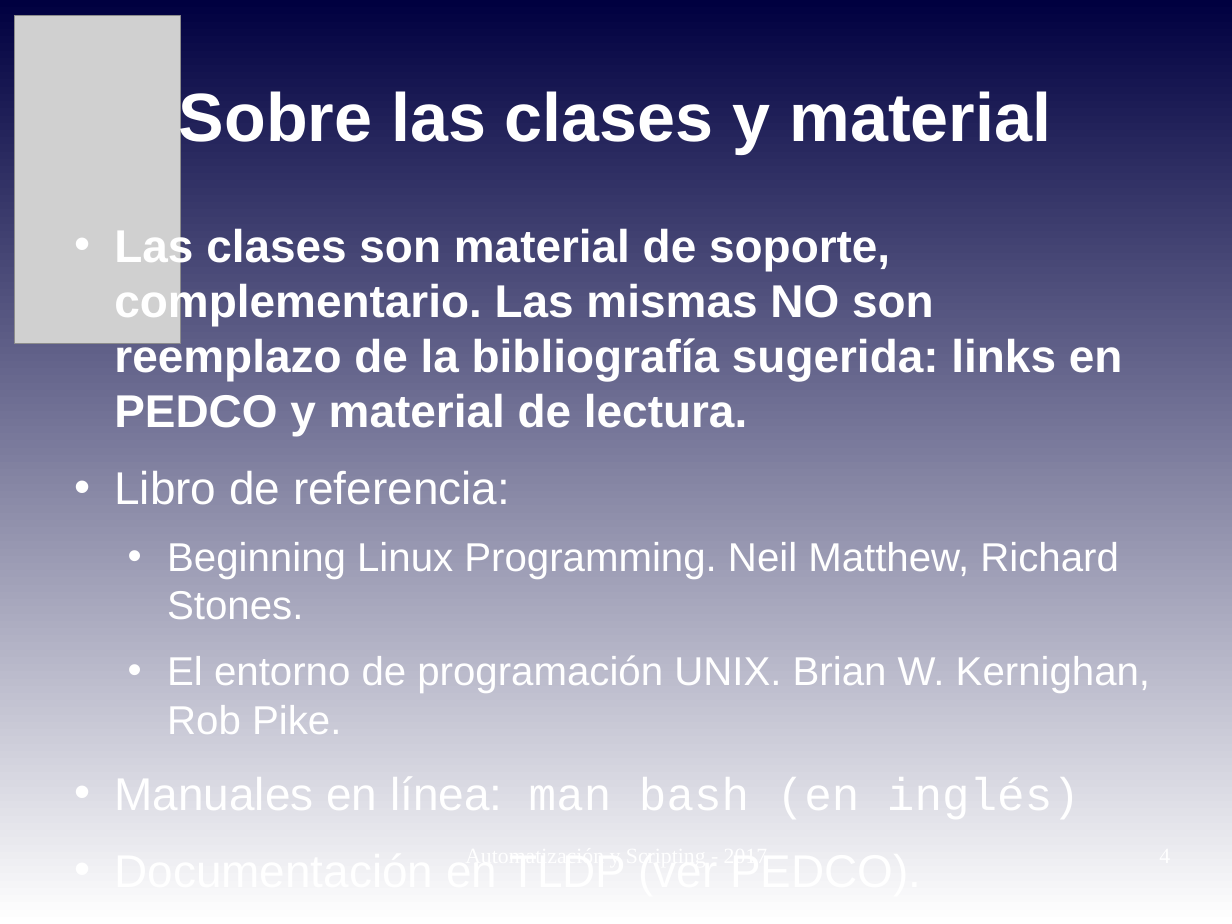
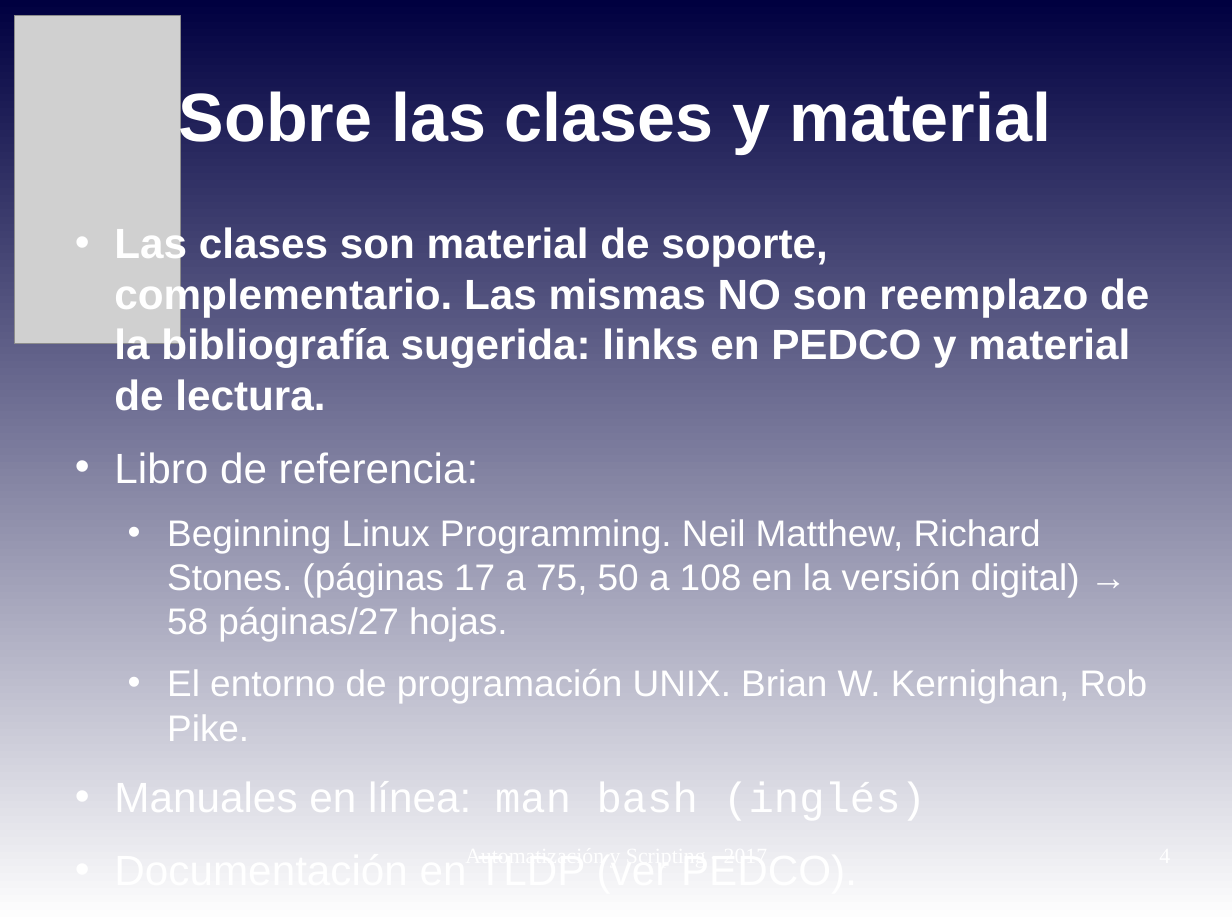
Before and after one commit to niniadcobre/-AutoyScripting, a slide deck: slide 4 of clases/AYS_clase01.odp. Drawn at 1232x924 pixels with LibreOffice and Linux fonts; fonts in the diff are those of the drawing; grey boxes stand for pictures. Boxes give left, top, right and bottom in pixels: in the first picture for what was removed or moved away, otherwise in the second. Text is boxed around its words. In the diff, an @@ line names an element or a change of style, - is before the commit and + after.

Commit message:
clases 1 y 2 modificadas

```diff
--- a/clases/AYS_clase01.odp
+++ b/clases/AYS_clase01.odp
@@ text at box(114, 224, 1149, 741): size 29.6 to 27.2 pt in "Las clases son material de soporte, complementario. ...", "Libro de referencia:", "Documentación en TLDP (ver PEDCO)."; size 25.9 to 23.8 pt in "El entorno de programación UNIX. Brian W. ..." @@
@@ text at box(167, 519, 1080, 641): text changed; size 25.9 to 23.8 pt @@
-  • Beginning Linux Programming. Neil Matthew, Richard Stones.
+  • Beginning Linux Programming. Neil Matthew, Richard Stones. (páginas 17 a 75, 50 a 108 en la versión digital) → 58 páginas/27 hojas.
@@ text at box(114, 775, 926, 826): text changed; size 29.6 to 27.2 pt; font Courier New to Arial @@
-• Manuales en línea: man bash (en inglés)
+• Manuales en línea: man bash (inglés)
```
Also in this commit, not shown: 2 other slides changed, 1 other file.
